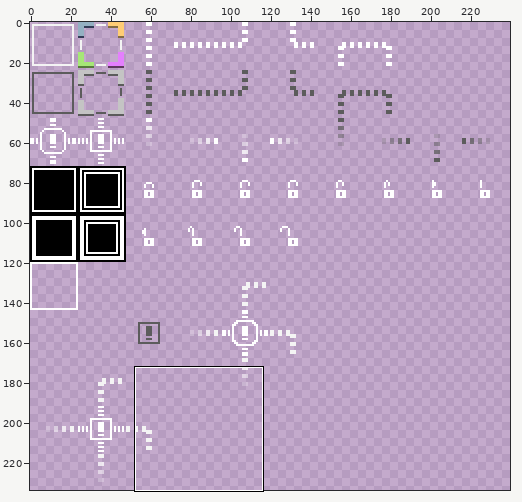
Two versions of one sprite sheet, assets/overworld.png. Above, an overview of the earlier version with the close-up marked.
Close-up. First the earlier version:
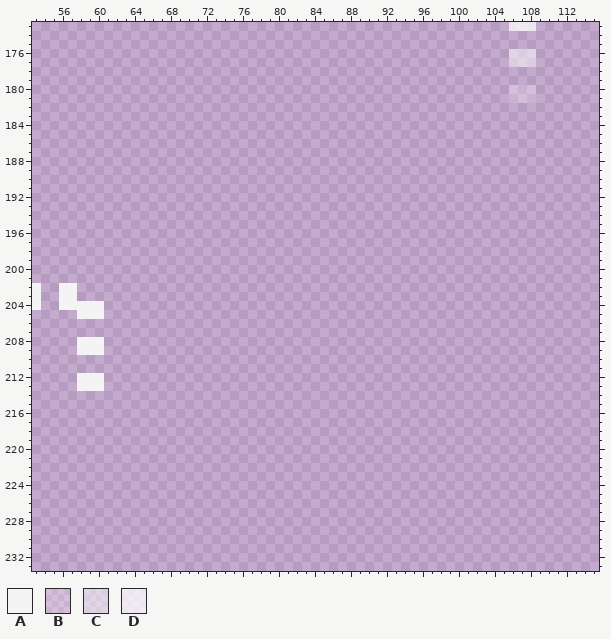
The file is 240x240 pixels. Colours within 5 levels of each other are drawn and written as one. Shown: x 53..115, y 173..233. The wide view leaves out empty margins. The commit also changed other parts of the picture, which this record leaves out.
Palette (. is transparent): A #f4f4f4  B #ffffff3f  C #ffffff7f  D #ffffffbf
Pixels before (only the part around the change), first column x 53:
174 ...............................................................
175 ...............................................................
176 .....................................................CCC.......
177 .....................................................CCC.......
178 ...............................................................
179 ...............................................................
180 .....................................................BBB.......
181 .....................................................BBB.......
182 ...............................................................
183 ...............................................................
184 ...............................................................
185 ...............................................................
186 ...............................................................
187 ...............................................................
188 ...............................................................
189 ...............................................................
190 ...............................................................
191 ...............................................................
192 ...............................................................
193 ...............................................................
194 ...............................................................
195 ...............................................................
196 ...............................................................
197 ...............................................................
198 ...............................................................
199 ...............................................................
200 ...............................................................
201 ...............................................................
202 A..AA..........................................................
203 A..AA..........................................................
204 A..AAAAA.......................................................
205 .....AAA.......................................................
206 ...............................................................
207 ...............................................................
208 .....AAA.......................................................
209 .....AAA.......................................................
210 ...............................................................
211 ...............................................................
212 .....AAA.......................................................
213 .....AAA.......................................................
214 ...............................................................
215 ...............................................................
216 ...............................................................
217 ...............................................................
218 ...............................................................
219 ...............................................................
220 ...............................................................
221 ...............................................................
222 ...............................................................
223 ...............................................................
224 ...............................................................
225 ...............................................................
226 ...............................................................
227 ...............................................................
228 ...............................................................
229 ...............................................................
230 ...............................................................
231 ...............................................................
232 ...............................................................
233 ...............................................................
After the commit:
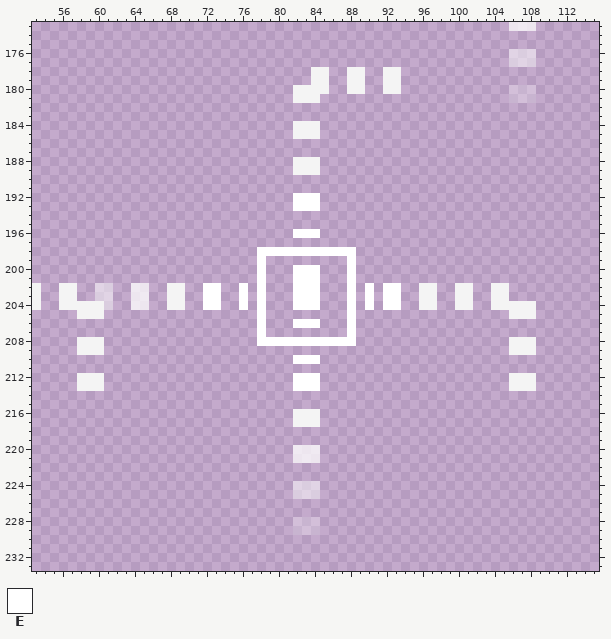
Colours new in this view: E #ffffff
From old to new:
Changed rows in their new state; - is an unchanged pixel.
first column x 60:
178 ------------------------AA--AA--AA---------------
179 ------------------------AA--AA--AA---------------
180 ----------------------AAAA--AA--AA---------------
181 ----------------------AAA------------------------
184 ----------------------AAA------------------------
185 ----------------------AAA------------------------
188 ----------------------AAA------------------------
189 ----------------------AAA------------------------
192 ----------------------EEE------------------------
193 ----------------------EEE------------------------
196 ----------------------EEE------------------------
198 ------------------EEEEEEEEEEE--------------------
199 ------------------E---------E--------------------
200 ------------------E---EEE---E--------------------
201 ------------------E---EEE---E--------------------
202 CC--DD--AA--EE--E-E---EEE---E-E-EE--AA--AA--AA---
203 CC--DD--AA--EE--E-E---EEE---E-E-EE--AA--AA--AA---
204 -C--DD--AA--EE--E-E---EEE---E-E-EE--AA--AA--AAAAA
205 ------------------E---------E-----------------AAA
206 ------------------E---EEE---E--------------------
207 ------------------E---------E--------------------
208 ------------------EEEEEEEEEEE-----------------AAA
209 ----------------------------------------------AAA
210 ----------------------EEE------------------------
212 ----------------------EEE---------------------AAA
213 ----------------------EEE---------------------AAA
216 ----------------------AAA------------------------
217 ----------------------AAA------------------------
220 ----------------------DDD------------------------
221 ----------------------DDD------------------------
224 ----------------------CCC------------------------
225 ----------------------CCC------------------------
228 ----------------------BBB------------------------
229 ----------------------BBB------------------------
Where, in picture pixels (left, top, right, bottom), the same in both close-ups:
added: (95, 67, 536, 535)
